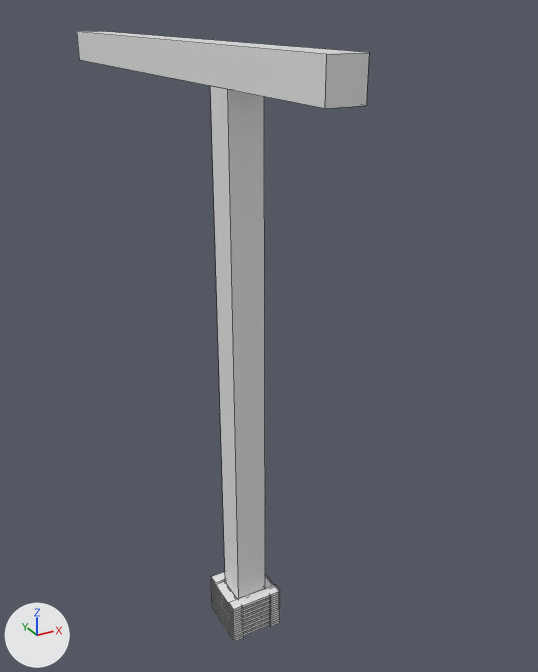
The Blender file Assets/3DModels/BlenderFiles/crane.blend: old version first, new version second.
Rendered twice from a camera (50 mm lens) standing at (-50.8, -102.1, 110.3) and looking at (10.4, 9.3, 54.7). The lights are fixed; the arrows at lower left show +X, +Y and +Z. Mesh edges are drawn as thin lines.
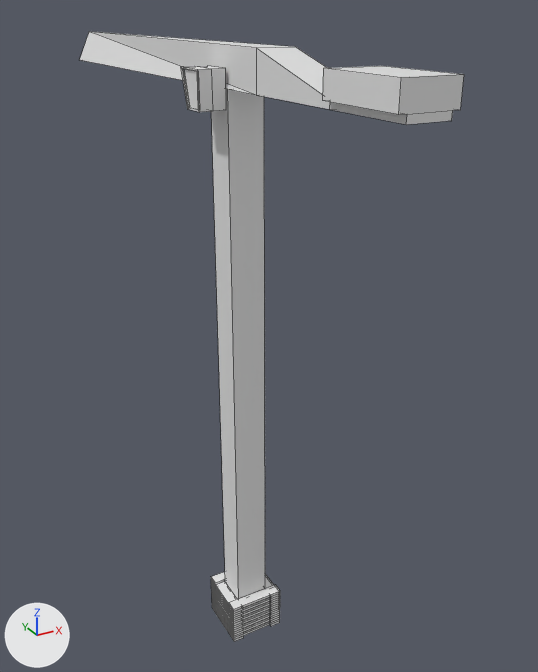
Changed parts and their boxes [x1, y1, x2, y2] in the pictures (538 x 672 px):
'Cube.001', reshaped (32% wider, 22% taller): before [77, 31, 369, 108]; after [79, 31, 464, 125]
'Cube.002', added: after [181, 66, 226, 112]
    faces in mat_material_005 (white #e7e7e7): [181, 66, 226, 112]
    faces in mat_material_006 (white #e7e7e7): [184, 69, 198, 109]

The change, as a diff of the scene's bpy script:
```diff
--- a/Assets/3DModels/BlenderFiles/crane.blend.py
+++ b/Assets/3DModels/BlenderFiles/crane.blend.py
@@ mat_material_008 @@
+mat_material_008 = principled_material('Material.008')
+mat_material_008.base_color = (0.8, 0.8, 0.8)  # white #e7e7e7
@@ mat_material_007 @@
+mat_material_007 = principled_material('Material.007')
+mat_material_007.base_color = (0.8, 0.8, 0.8)  # white #e7e7e7
@@ mat_material_005 @@
+mat_material_005 = principled_material('Material.005')
+mat_material_005.base_color = (0.8, 0.8, 0.8)  # white #e7e7e7
@@ mat_material_006 @@
+mat_material_006 = principled_material('Material.006')
+mat_material_006.base_color = (0.8, 0.8, 0.8)  # white #e7e7e7
@@ me_cube_034 @@
 # used by ob_cube_001; location = (0.0, 22.0, 102.9); rotation_euler = (-1.571, 0.0, 0.0), in degrees (-90, 0, 0); scale = (2.9, 2.9, 50.0)
-me_cube_034.from_pydata(...)  # 8 vertices, 6 faces; spans x -1.0..1.0, y -1.0..1.0, z -1.0..1.0
+me_cube_034.from_pydata(...)  # 27 vertices, 23 faces; spans x -1.34..1.34, y -1.0..1.0, z -1.29..1.0
+# me_cube_034 part 1
+# 6 vertices are removed from x -1.0..1.0, y -1.0..1.0, z -1.0..1.0
+# 6 faces are deleted
+# 17 vertices are added at x -1.34..1.34, y -1.0..1.0, z -1.29..1.0
+# 8 new vertices lie (2.0, 0.0, 0.0) away from vertices in x -1.0, y -1.0..1.0, z -1.29..-0.67
+# 8 new faces join them, mat_material_002 (white #e7e7e7)
+# 8 new faces join them, mat_material_008 (white #e7e7e7)
+# 7 new faces join them, mat_material_007 (white #e7e7e7)
 me_cube_034.materials.append(mat_material_002)
+me_cube_034.materials.append(mat_material_007)  # white #e7e7e7
+me_cube_034.materials.append(mat_material_008)  # white #e7e7e7
@@ me_cube @@
+me_cube.from_pydata(...)  # 32 vertices, 30 faces; spans x -3.2..1.0, y -2.54..3.41, z -2.73..2.9
+# faces by material slot: [27, 3]
+me_cube.materials.append(mat_material_005)  # white #e7e7e7
+me_cube.materials.append(mat_material_006)  # white #e7e7e7
@@ ob_cube_002 @@
+ob_cube_002 = bpy.data.objects.new('Cube.002', me_cube)
+ob_cube_002.location = (-4.0, 0.0, 99.8)
```
